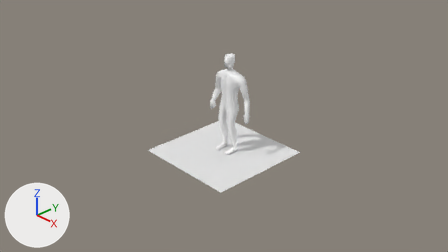
The Blender file Assets/Models/blend/PlayerModelMale.blend as it was, and as the next commit left it.
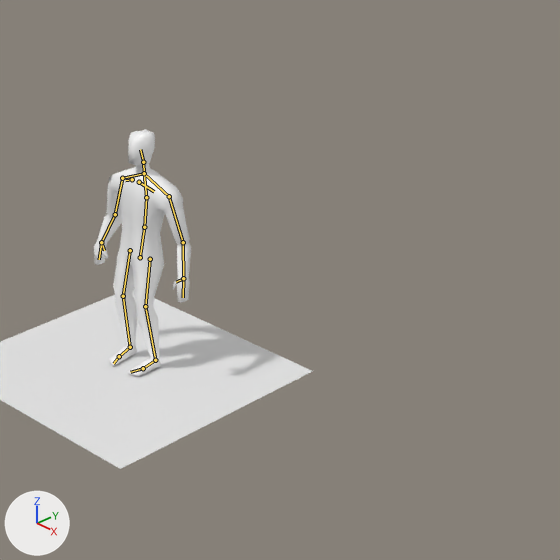
Each version appears first from the file's camera 'Camera', and next in a close-up on the part from 38% to 90% of the width and 0% to 91% of the height. The lights are fixed; the arrows at lower left show +X, +Y and +Z. The bones that bend it are drawn over the model as lines in the close-ups.
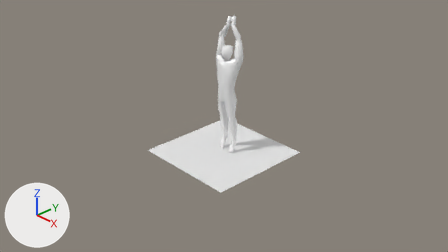
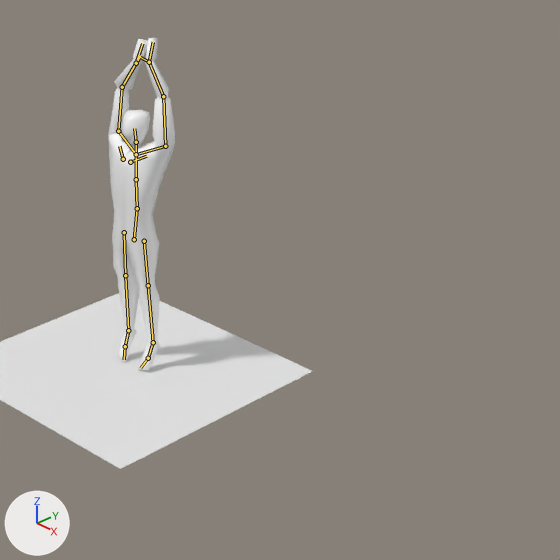
The newer file adds an action. The first version stands in its rest pose; the second is drawn at frame 16 of the action 'JumpingJacks'.

Where the change shows, as pixel boxes [x1, y1, x2, y2] in the close-ups (560 x 560 px):
'Cube', posed (31% narrower, 34% taller)
    before: [94, 129, 191, 376]
    after: [108, 38, 175, 370]
bone 'root.001', root to tip
    before: (140, 257) to (144, 227)
    after: (134, 239) to (137, 208)
bone 'root.002', root to tip
    before: (144, 227) to (146, 197)
    after: (137, 208) to (136, 179)
bone 'root.003', root to tip
    before: (146, 197) to (144, 173)
    after: (136, 179) to (136, 154)
bone 'Shoulder.l', root to tip
    before: (144, 173) to (169, 196)
    after: (136, 154) to (165, 146)
bone 'UpperArm.l', root to tip
    before: (169, 196) to (183, 242)
    after: (165, 146) to (163, 96)
bone 'LowerArm.l', root to tip
    before: (183, 242) to (183, 278)
    after: (163, 96) to (149, 62)
bone 'Hand.l', root to tip
    before: (183, 278) to (183, 297)
    after: (149, 62) to (153, 42)
bone 'Thumb.l', root to tip
    before: (183, 278) to (176, 282)
    after: (149, 62) to (140, 57)
bone 'collarbone.l', root to tip
    before: (139, 182) to (154, 191)
    after: (130, 162) to (146, 156)
bone 'Shoulder.r', root to tip
    before: (144, 173) to (122, 178)
    after: (136, 154) to (118, 131)
bone 'UpperArm.r', root to tip
    before: (122, 178) to (115, 214)
    after: (118, 131) to (122, 87)
bone 'LowerArm.r', root to tip
    before: (115, 214) to (101, 242)
    after: (122, 87) to (136, 63)
bone 'Hand.r', root to tip
    before: (101, 242) to (99, 259)
    after: (136, 63) to (142, 43)
bone 'Thumb.r', root to tip
    before: (101, 242) to (104, 250)
    after: (136, 63) to (140, 55)
bone 'collarbone.r', root to tip
    before: (132, 179) to (125, 180)
    after: (123, 159) to (119, 146)

The edits, one by one:
Bone 'root.001' (bone_root_001) moves from (0.0, 0.0, 0.0) to (0.0, 0.82, -0.5).
Bone 'root.001' (bone_root_001) turns from (0, 0, 0) to (-4, 0, 0) degrees about its own x, y and z.
Bone 'root.002' (bone_root_002) turns from (0, 0, 0) to (-4, 0, 0) degrees about its own x, y and z.
Bone 'root.003' (bone_root_003) turns from (0, 0, 0) to (14, 0, 0) degrees about its own x, y and z.
Bone 'Shoulder.l' (bone_shoulder_l) turns from (0, 0, 0) to (22, 26, -37) degrees about its own x, y and z.
Bone 'UpperArm.l' (bone_upperarm_l) turns from (0, 0, 0) to (34, -20, -133) degrees about its own x, y and z.
Bone 'LowerArm.l' (bone_lowerarm_l) turns from (0, 0, 0) to (23, -55, -45) degrees about its own x, y and z.
Bone 'Hand.l' (bone_hand_l) turns from (0, 0, 0) to (56, -53, -71) degrees about its own x, y and z.
Bone 'Thumb.l' (bone_thumb_l) turns from (0, 0, 0) to (-14, -14, -29) degrees about its own x, y and z.
Bone 'collarbone.l' (bone_collarbone_l) turns from (0, 0, 0) to (28, 14, -41) degrees about its own x, y and z.
Bone 'Shoulder.r' (bone_shoulder_r) turns from (0, 0, 0) to (22, -32, 33) degrees about its own x, y and z.
Bone 'UpperArm.r' (bone_upperarm_r) turns from (0, 0, 0) to (34, 12, 136) degrees about its own x, y and z.
Bone 'LowerArm.r' (bone_lowerarm_r) turns from (0, 0, 0) to (31, 52, 48) degrees about its own x, y and z.
Bone 'Hand.r' (bone_hand_r) turns from (0, 0, 0) to (58, 54, 82) degrees about its own x, y and z.
Bone 'Thumb.r' (bone_thumb_r) turns from (0, 0, 0) to (5, 60, 84) degrees about its own x, y and z.
Bone 'collarbone.r' (bone_collarbone_r) turns from (0, 0, 0) to (26, -21, 38) degrees about its own x, y and z.
Bone 'Target.l' (bone_target_l) moves from (0.0, 0.0, 0.0) to (0.0, -0.06, 0.11).
Bone 'Target.l' (bone_target_l) turns from (0, 0, 0) to (-60, 1, 2) degrees about its own x, y and z.
Bone 'Target.r' (bone_target_r) moves from (0.0, 0.0, 0.0) to (0.0, -0.06, 0.11).
Bone 'Target.r' (bone_target_r) turns from (0, 0, 0) to (-60, -1, -2) degrees about its own x, y and z.
